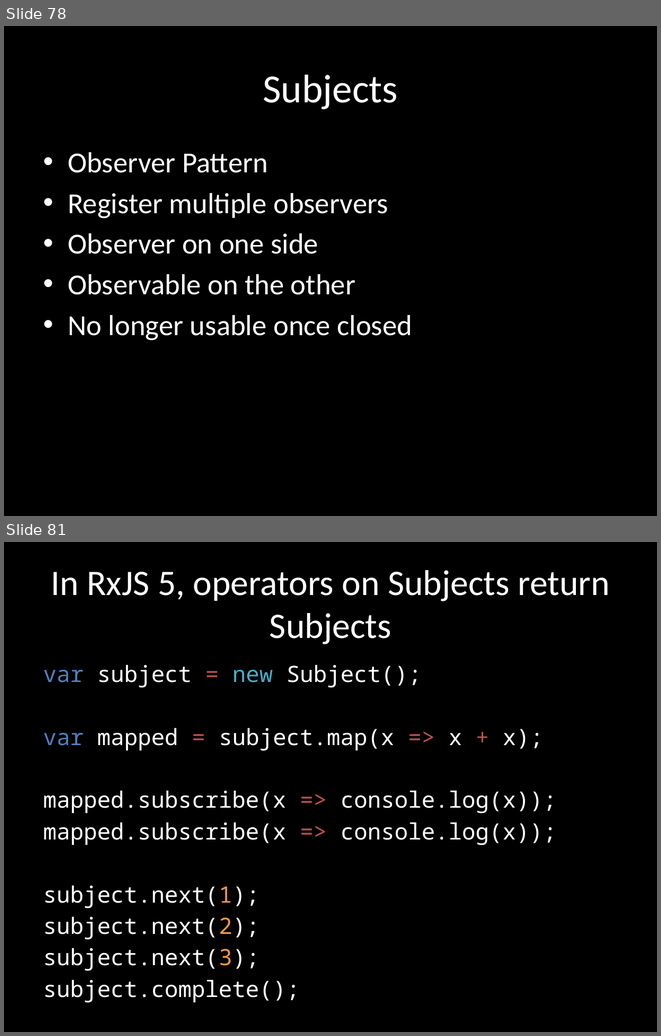
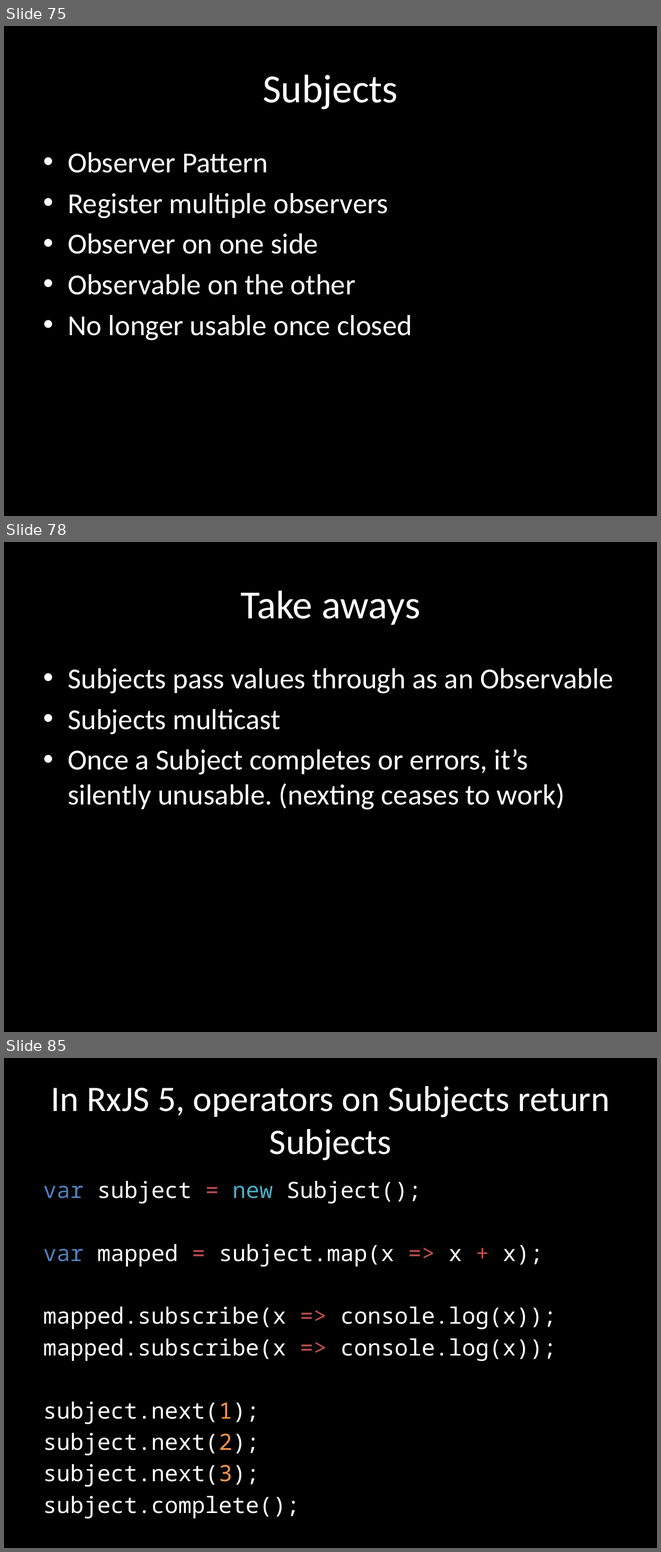
Before and after one commit to benlesh/rxjs-workshop-angular, a slide deck: rxjs-workshop.pptx. Shown one above the other, each under a label of ours: slides 78 and 81 before the commit, slides 75, 78 and 85 after it; the slides between them are not shown. The pictures are 661x1036 and 661x1552 pixels, drawn with LibreOffice and Linux fonts; fonts in the diff are those of the drawing. Boxes give left, top, right and bottom in pixels: in the first picture for what was removed or moved away, otherwise in the second. Text is boxed around its words. In the diff, an @@ line names an element or a change of style, - is before the commit and + after.

Commit message:
add subject exercies andxercises and operator exercise

```diff
--- a/rxjs-workshop.pptx
+++ b/rxjs-workshop.pptx
@@ slide 78 added at [4, 542, 657, 1032], background #000000 @@
@@ title added at [240, 590, 420, 625], 44 pt, text #FFFFFF @@
+Take aways
@@ text added at [68, 668, 614, 810], 32 pt, text #FFFFFF @@
+• Subjects pass values through as an Observable
+• Subjects multicast
+• Once a Subject completes or errors, it’s silently unusable. (nexting ceases to work)
@@ what was slide 78 is now slide 75 @@
@@ what was slide 81 is now slide 85 @@
```
Also in this commit, not shown: 3 slides changed, 8 other slides added, 5 slides removed, 17 other files.
